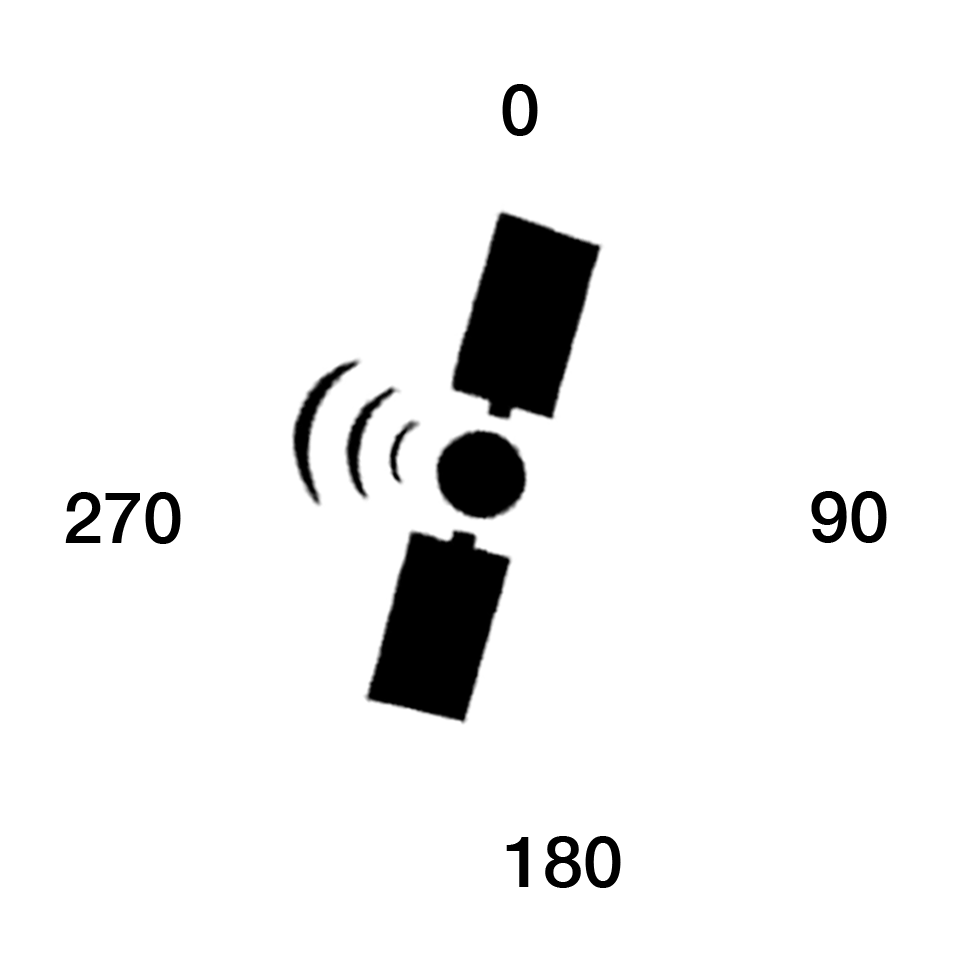
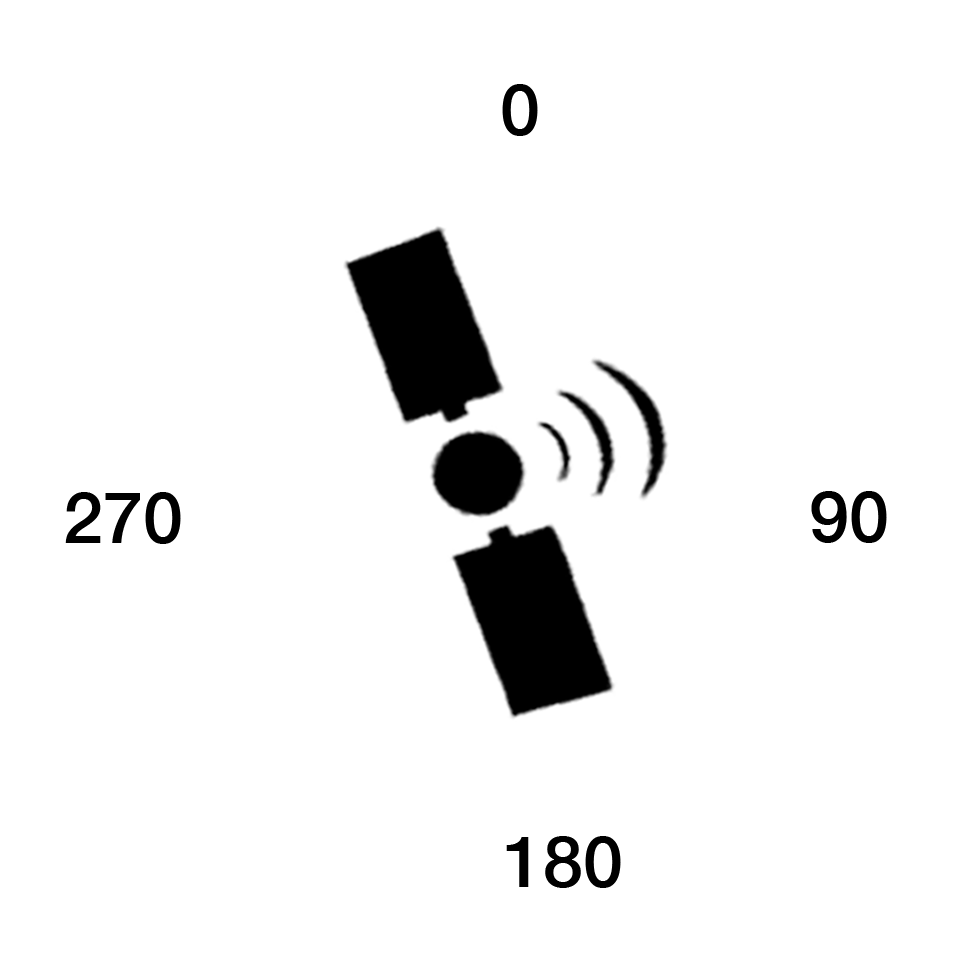
Layered file, before and after one edit (979×979). Changes by layer:
hid group "Version 2 descending" (14 layers) over 291, 208, 669, 725
painted on "Satellite" (1st of 3, in "Version 2 descending" › "Satellite+") over 291, 208, 607, 725
showed group "Version 2" (12 layers) over 291, 208, 669, 725
painted on "Satellite" (2nd of 3, in "Version 2") over 341, 225, 669, 725